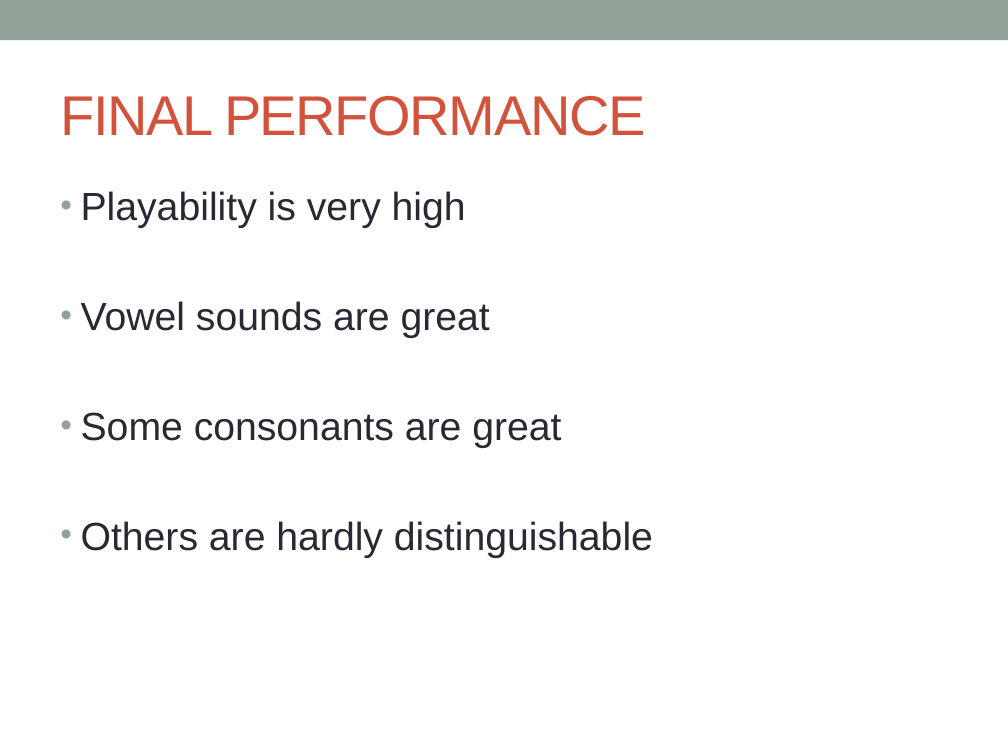
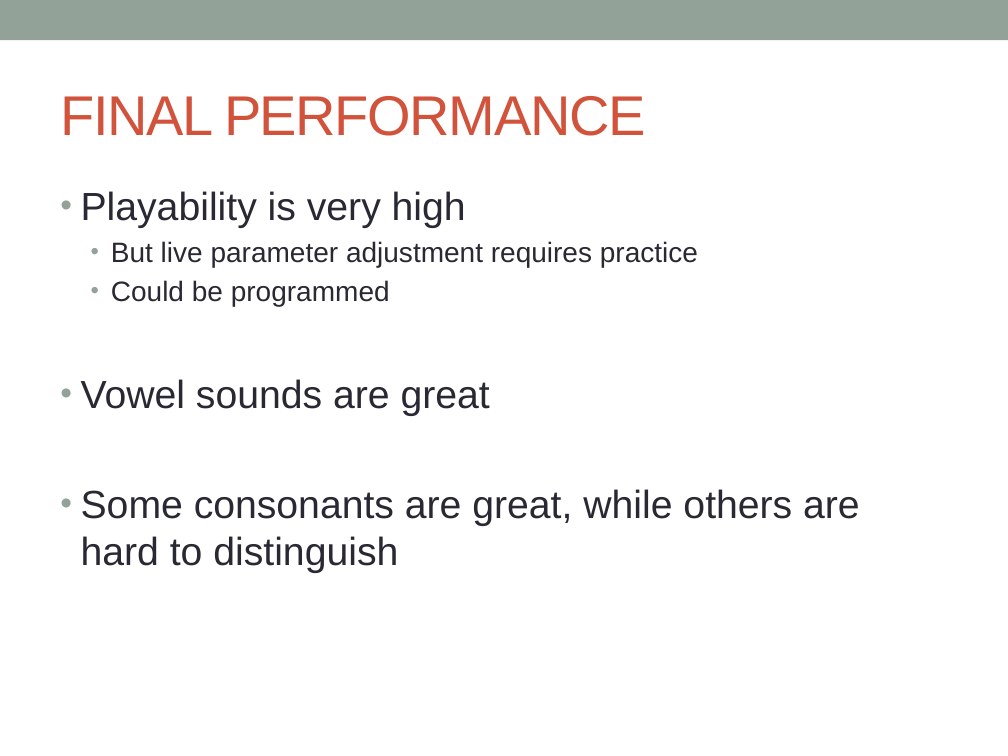
Before and after one commit to thenyeguy/ClickTrack-Vocalist, a slide deck: slide 11 of Presentation.pptx. Drawn at 1008x756 pixels with LibreOffice and Linux fonts; fonts in the diff are those of the drawing. Boxes give left, top, right and bottom in pixels: in the first picture for what was removed or moved away, otherwise in the second. Text is boxed around its words. In the diff, an @@ line names an element or a change of style, - is before the commit and + after.

```diff
--- a/Presentation.pptx
+++ b/Presentation.pptx
@@ text at box(111, 241, 698, 306): paragraphs added @@
+  • But live parameter adjustment requires practice
+  • Could be programmed
@@ text at box(81, 489, 860, 573): text changed @@
-• Some consonants are great
-• Others are hardly distinguishable
+• Some consonants are great, while others are hard to distinguish
```
Also in this commit, not shown: 2 other slides changed, 1 slide added, 1 slide removed.
